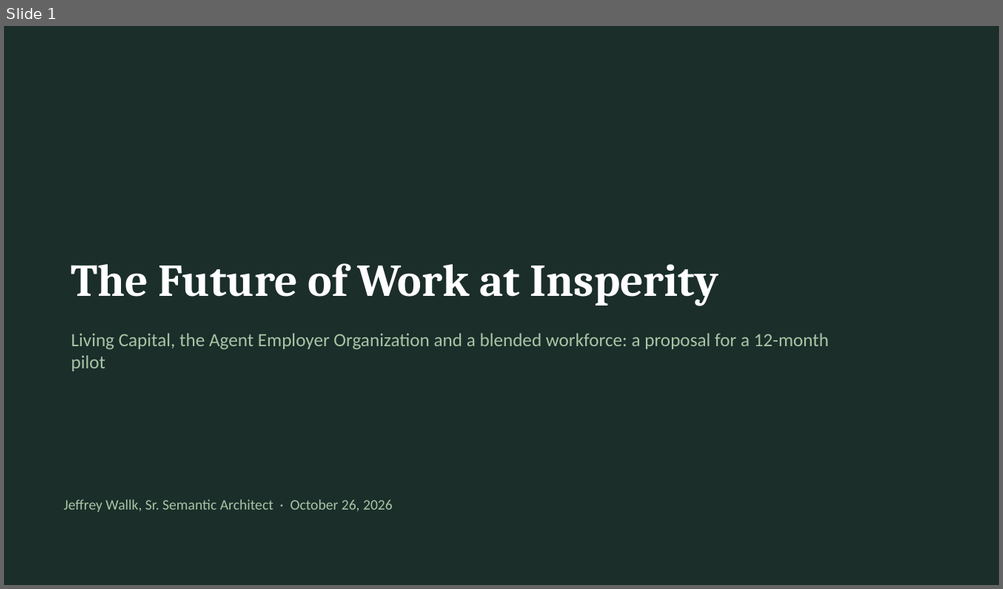
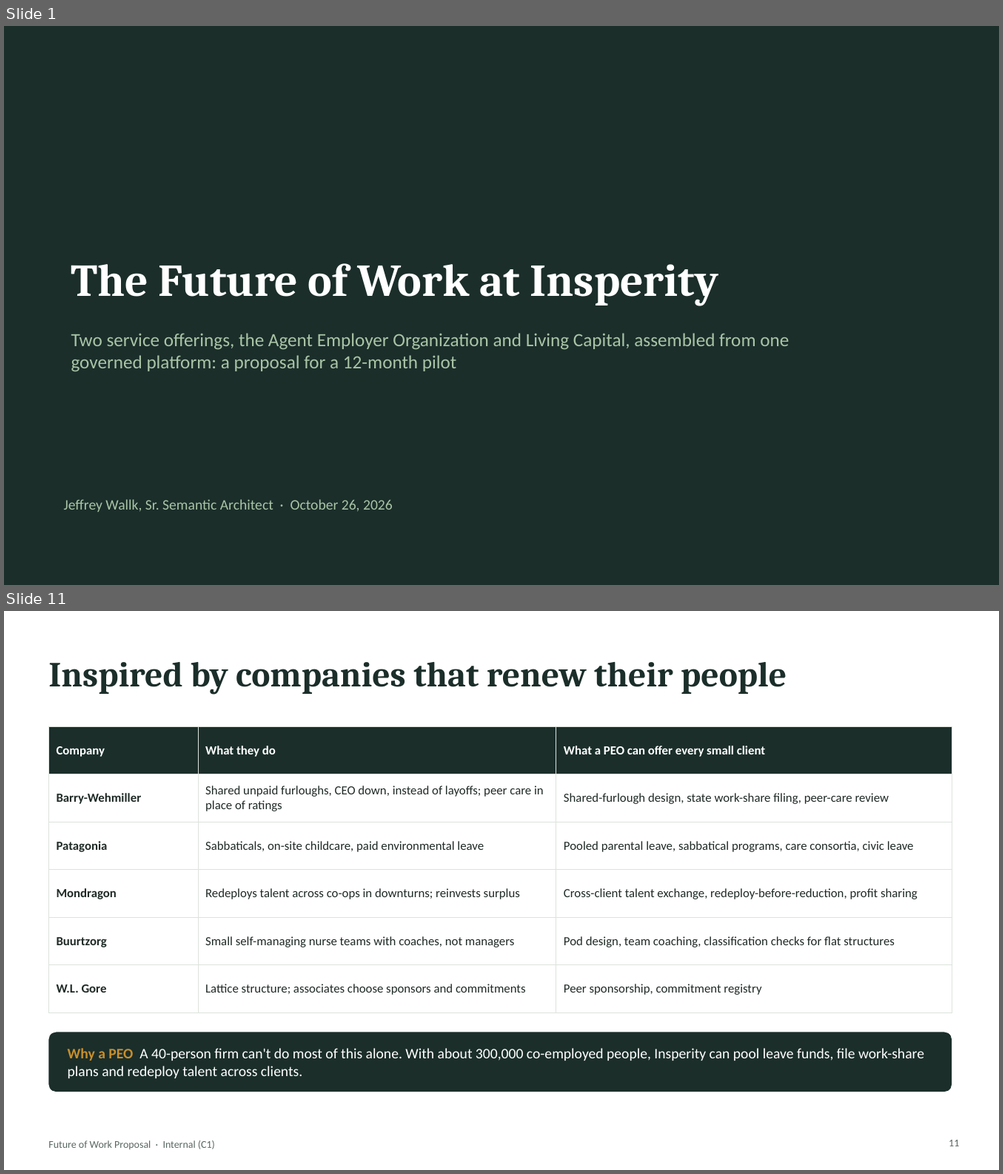
Before and after one commit to jeffw5/PLM-Dashboard, a slide deck: HR Services Provider/The Future of Work/Future-of-Work-Proposal.pptx. Shown one above the other, each under a label of ours: slide 1 before the commit, slides 1 and 11 after it; the slides between them are not shown. The pictures are 1003x589 and 1003x1174 pixels, drawn with LibreOffice and Linux fonts; fonts in the diff are those of the drawing. Boxes give left, top, right and bottom in pixels: in the first picture for what was removed or moved away, otherwise in the second. Text is boxed around its words. In the diff, an @@ line names an element or a change of style, - is before the commit and + after.

Commit message:
updated future work proposal

```diff
--- a/HR Services Provider/The Future of Work/Future-of-Work-Proposal.pptx
+++ b/HR Services Provider/The Future of Work/Future-of-Work-Proposal.pptx
@@ slide 11 added at box(4, 611, 999, 1170), background #FFFFFF @@
@@ title added at box(48, 662, 786, 694), 34 pt, text #1B2E2A, bold @@
+Inspired by companies that renew their people
@@ table added at box(48, 726, 951, 998), 6 rows, 3 columns @@
+Company | What they do | What a PEO can offer every small client
+Barry-Wehmiller | Shared unpaid furloughs, CEO down, instead of layoffs; peer care in place of ratings | Shared-furlough design, state work-share filing, peer-care review
+Patagonia | Sabbaticals, on-site childcare, paid environmental leave | Pooled parental leave, sabbatical programs, care consortia, civic leave
+Mondragon | Redeploys talent across co-ops in downturns; reinvests surplus | Cross-client talent exchange, redeploy-before-reduction, profit sharing
+Buurtzorg | Small self-managing nurse teams with coaches, not managers | Pod design, team coaching, classification checks for flat structures
+W.L. Gore | Lattice structure; associates choose sponsors and commitments | Peer sponsorship, commitment registry
@@ rounded rectangle added at box(48, 1033, 951, 1092), fill #1B2E2A @@
@@ text added at box(68, 1048, 924, 1079), 14 pt, text #FFFFFF @@
+Why a PEO A 40-person firm can't do most of this alone. With about 300,000 co-employed people, Insperity can pool leave funds, file work-share plans and redeploy talent across clients.
@@ text added at box(48, 1141, 215, 1150), 10 pt, text #5A6763 @@
+Future of Work Proposal · Internal (C1)
@@ page number added at box(948, 1140, 959, 1147), 10 pt, text #5A6763 @@
+11
@@ slide 1 changed as well @@
@@ text at box(71, 333, 788, 372): text changed @@
-Living Capital, the Agent Employer Organization and a blended workforce: a proposal for a 12-month pilot
+Two service offerings, the Agent Employer Organization and Living Capital, assembled from one governed platform: a proposal for a 12-month pilot
```
Also in this commit, not shown: 10 other slides changed, 26 other slides added, 6 slides removed.
